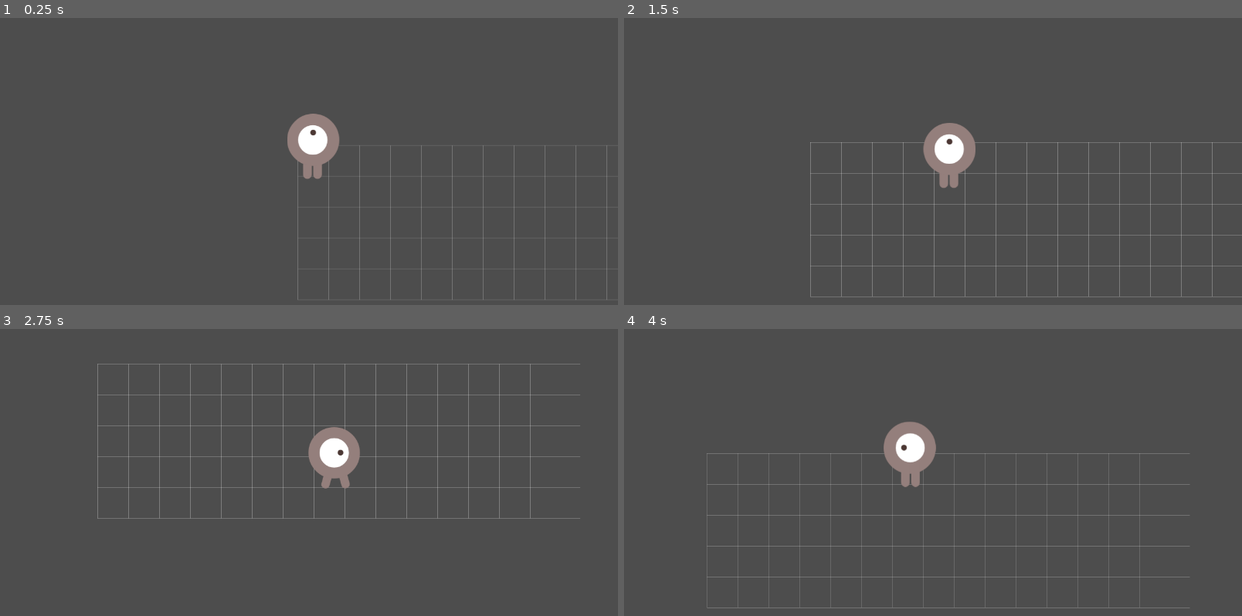
Above: before the commit, frames 1-4 (two rows, left to right).
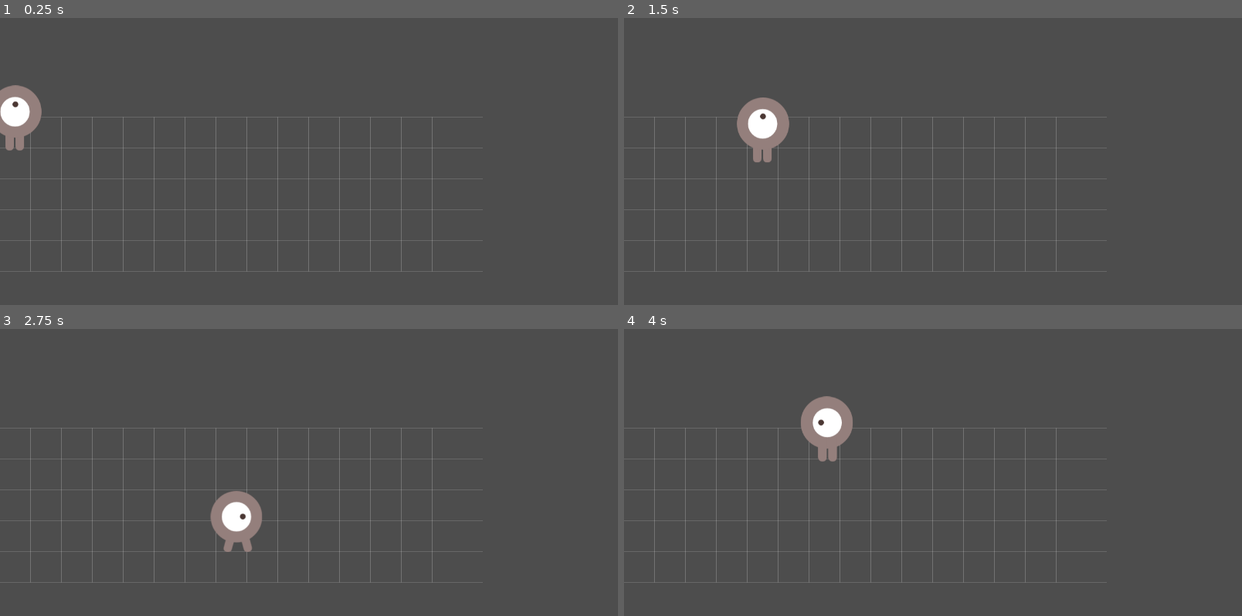
Above: after the commit, the same moments.

Repository: himanushi/godot-test
Game: Godot game, scene res://main.tscn
Same seed, same stepped clock (60 frames per second), same inputs: the game is played once before the commit and once after it.
Inputs:
- Up to frame 1 (0.25 s): no input
- Up to frame 2 (1.5 s): hold Right (ui_right) 0.53-1.28 s; hold Down (ui_down) from 1.28 s (still down)
- Up to frame 3 (2.75 s): release Down (ui_down) at 2.03 s; hold Right (ui_right) from 2.03 s (still down)
- Up to frame 4 (4 s): release Right (ui_right) at 2.78 s; hold Up (ui_up) 2.78-3.53 s; hold Left (ui_left) from 3.53 s (still down)

The runs differ from the first frame. In frame 1, 5.3% of the frame differs, in the area x 0-99%, y 23-99%; in frame 2, 6.7%; in frame 3, 6.7%; in frame 4, 6.9%, in the area x 0-92%, y 23-98%.

Commit message:
fix: player.tscn

Diff:
--- a/srpg/characters/player.tscn
+++ b/srpg/characters/player.tscn
@@ -53,8 +53,3 @@
 [node name="CollisionShape2D" type="CollisionShape2D" parent="."]
 position = Vector2(0, 1)
 shape = SubResource("CapsuleShape2D_e618v")
-
-[node name="Camera2D" type="Camera2D" parent="."]
-enabled = true
-position_smoothing_enabled = true
-position_smoothing_speed = 5.0
